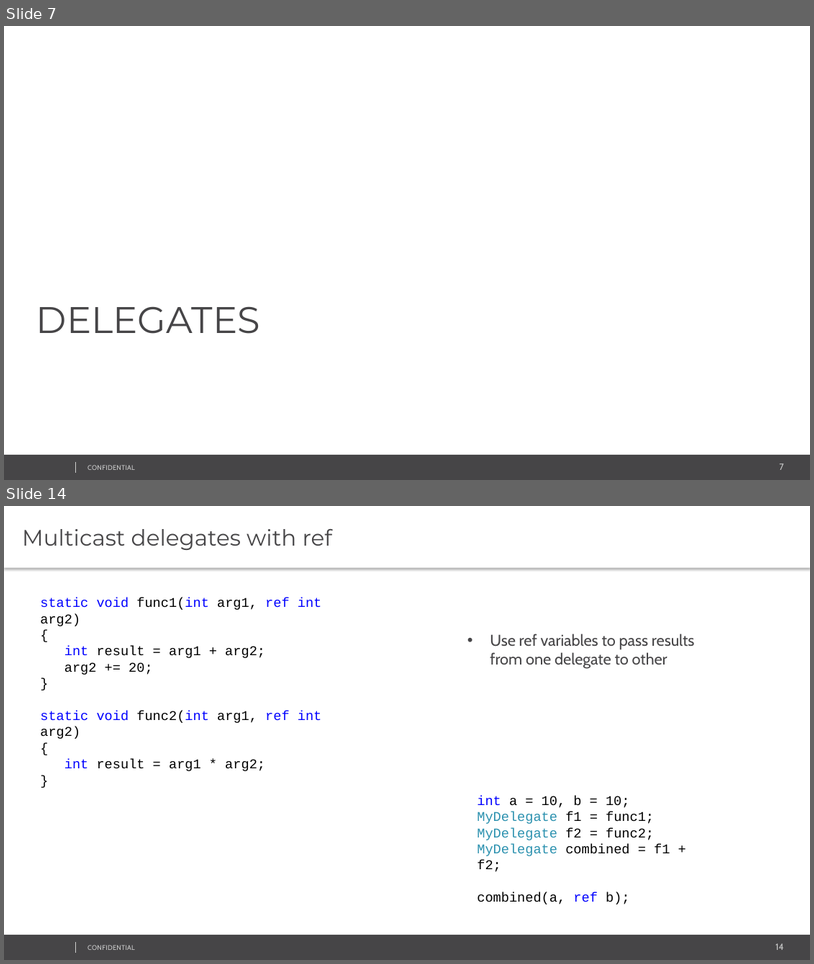
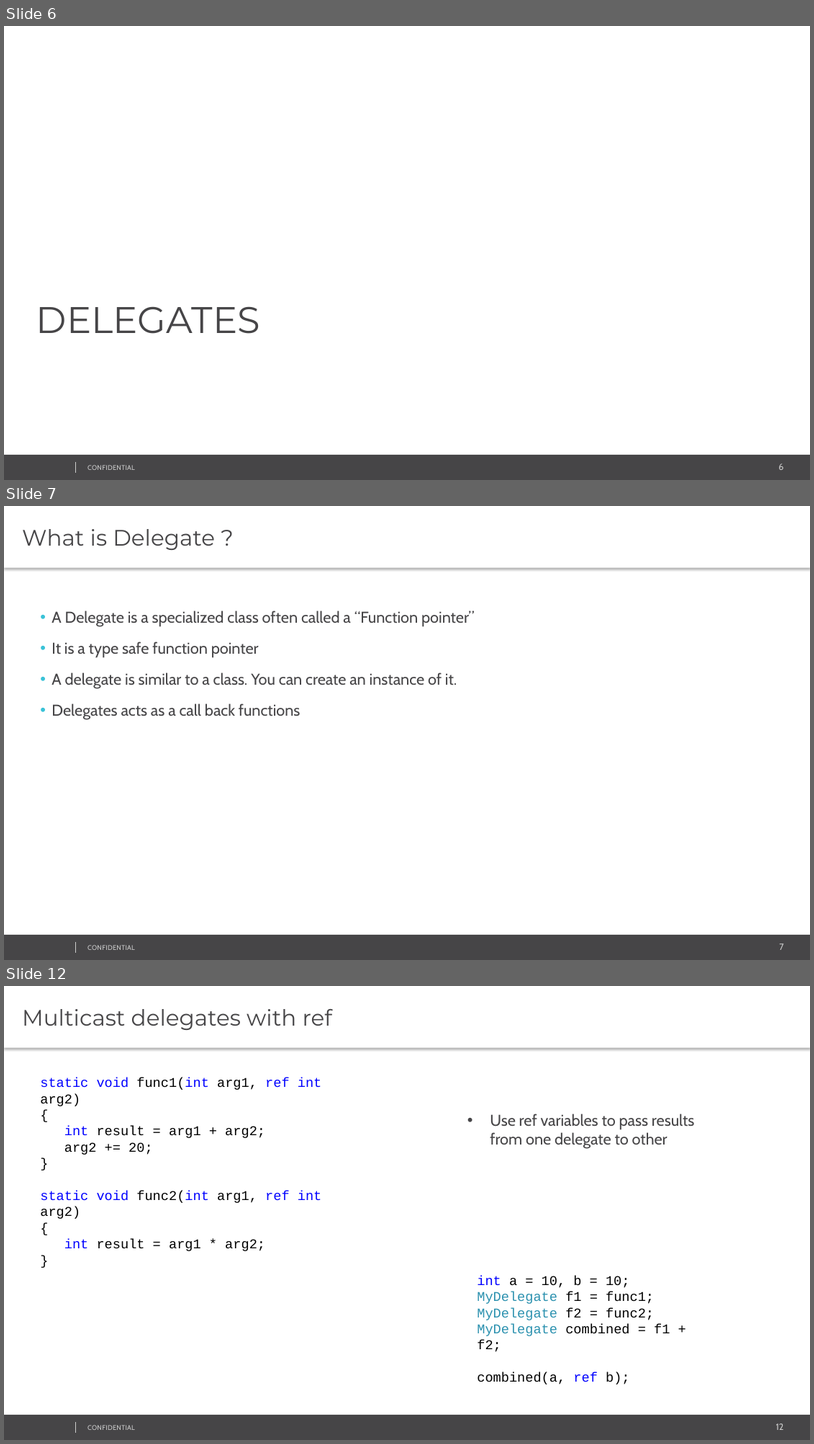
Before and after one commit to sampath42/Delegate_Events, a slide deck: M7/07 Delegates and Events.pptx. Shown one above the other, each under a label of ours: slides 7 and 14 before the commit, slides 6, 7 and 12 after it; the slides between them are not shown. The pictures are 814x964 and 814x1444 pixels, drawn with LibreOffice and Linux fonts; fonts in the diff are those of the drawing; background and template pictures are left out. Boxes give left, top, right and bottom in pixels: in the first picture for what was removed or moved away, otherwise in the second. Text is boxed around its words. In the diff, an @@ line names an element or a change of style, - is before the commit and + after.

```diff
--- a/M7/07 Delegates and Events.pptx
+++ b/M7/07 Delegates and Events.pptx
@@ slide 7 added at (4,506,810,960), background #FFFFFF; not listed: 4 template elements that a slide beside it also shows @@
@@ text added at (4,506,810,568), fill #FFFFFF, 26.7 pt, text #464547 @@
+What is Delegate ?
@@ text added at (52,610,475,720), 18.7 pt, text #464547 @@
+• A Delegate is a specialized class often called a “Function pointer”
+• It is a type safe function pointer
+• A delegate is similar to a class. You can create an instance of it.
+• Delegates acts as a call back functions
@@ what was slide 7 is now slide 6 @@
@@ page number at (779,463,784,470): text changed @@
-7
+6
@@ what was slide 14 is now slide 12 @@
@@ page number at (777,1423,784,1430): text changed @@
-14
+12
```
Also in this commit, not shown: 6 slides changed, 3 other slides added, 8 slides removed, 17 other files.
